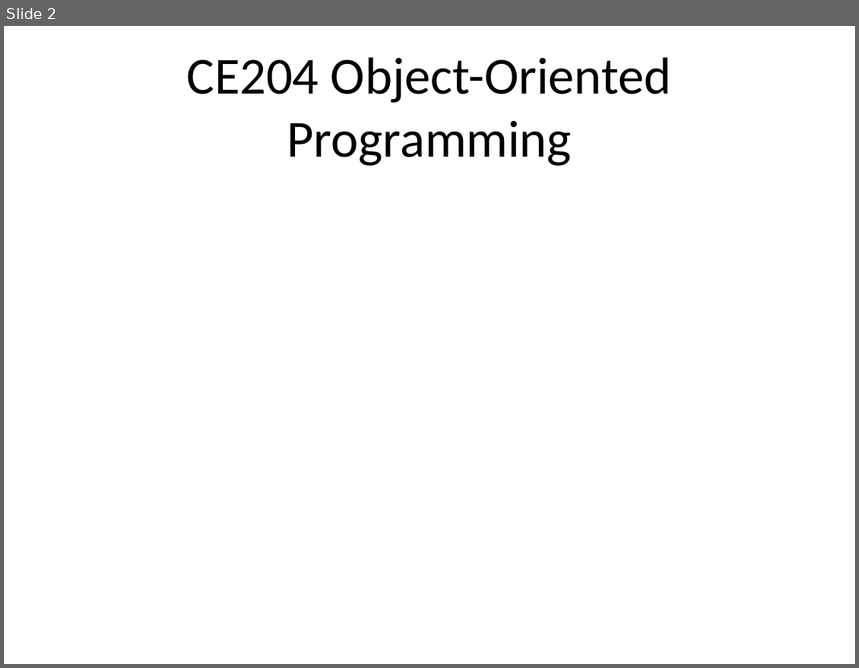
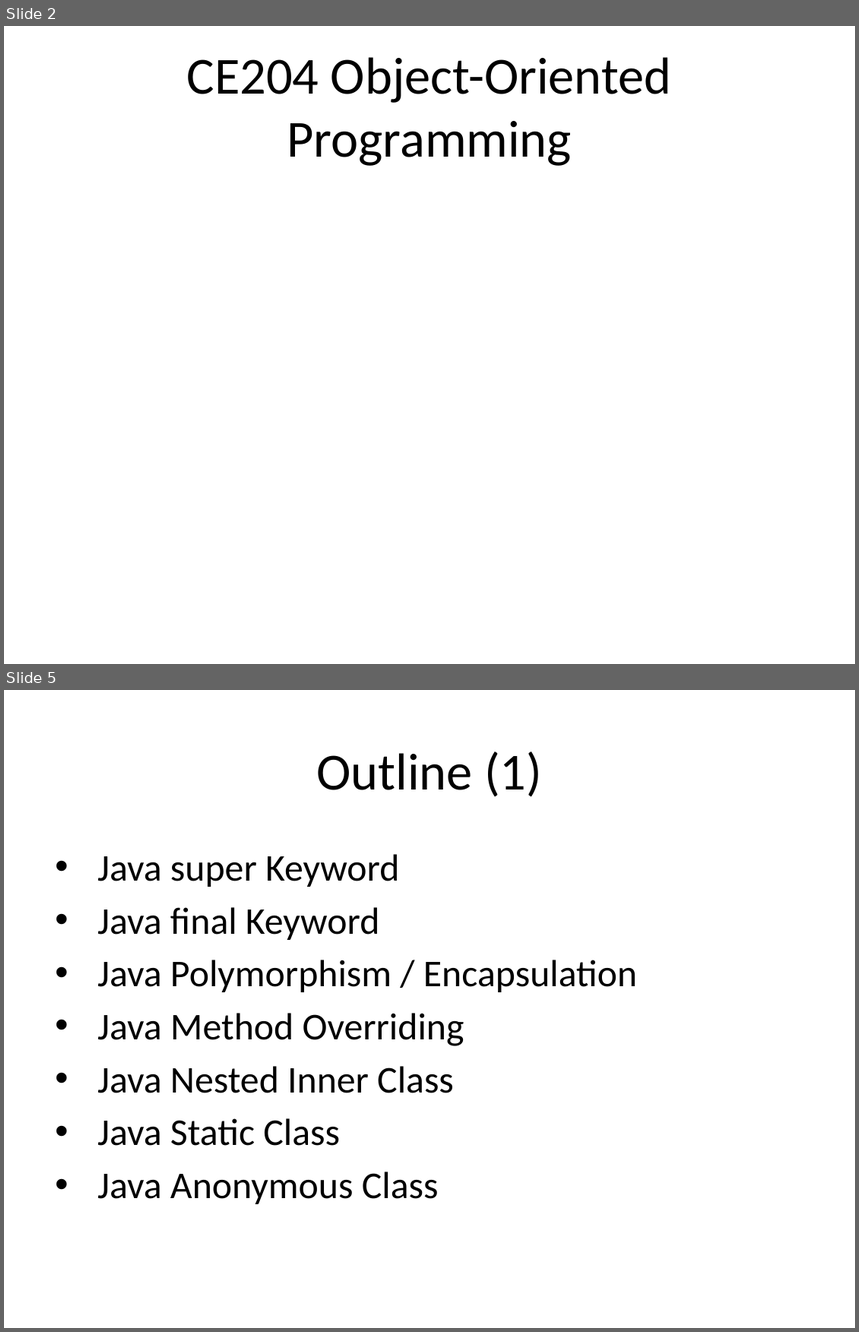
Before and after one commit to ucoruh/ce204-object-oriented-programming, a slide deck: docs/week-2/ce204-week-2.md_word.pptx. Shown one above the other, each under a label of ours: slide 2 before the commit, slides 2 and 5 after it; the slides between them are not shown. The pictures are 859x668 and 859x1332 pixels, drawn with LibreOffice and Linux fonts; fonts in the diff are those of the drawing. Boxes give left, top, right and bottom in pixels: in the first picture for what was removed or moved away, otherwise in the second. Text is boxed around its words. In the diff, an @@ line names an element or a change of style, - is before the commit and + after.

```diff
--- a/docs/week-2/ce204-week-2.md_word.pptx
+++ b/docs/week-2/ce204-week-2.md_word.pptx
@@ slide 5 added at bbox=[4, 690, 855, 1328], background #FFFFFF @@
@@ title added at bbox=[316, 752, 542, 797], 44 pt, text #000000 @@
+Outline (1)
@@ text added at bbox=[97, 854, 637, 1205], 32 pt, text #000000 @@
+• Java super Keyword
+• Java final Keyword
+• Java Polymorphism / Encapsulation
+• Java Method Overriding
+• Java Nested Inner Class
+• Java Static Class
+• Java Anonymous Class
```
Also in this commit, not shown: 2 slides changed, 81 other slides added, 3 slides removed, 18 other files.
